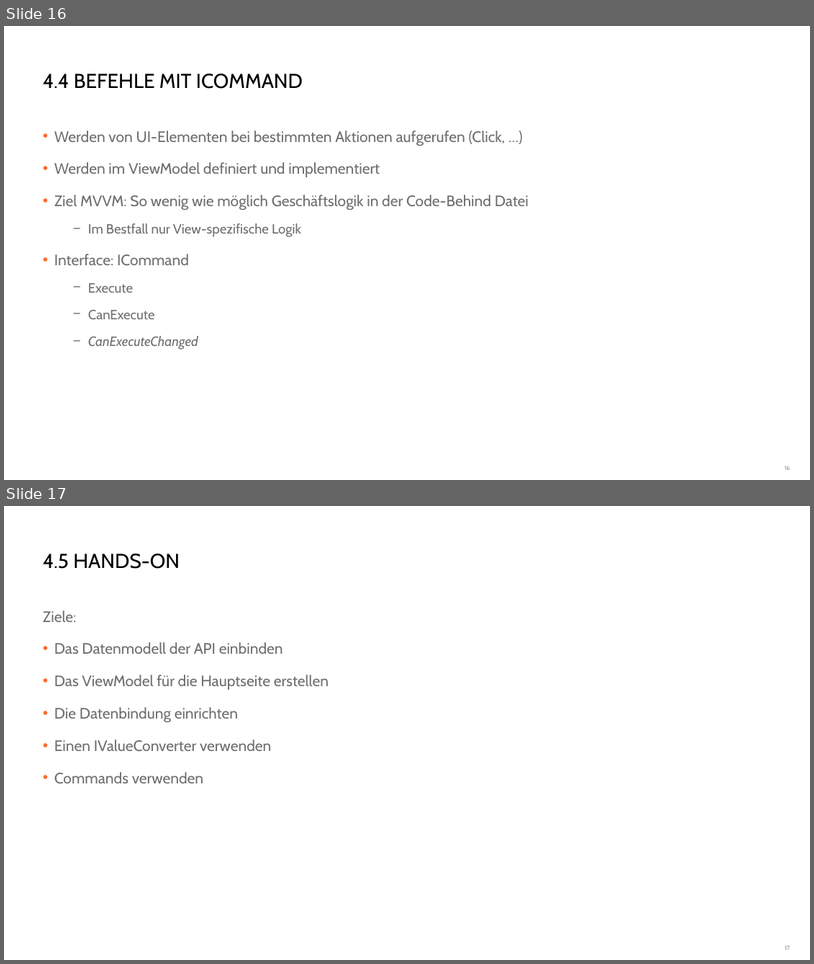
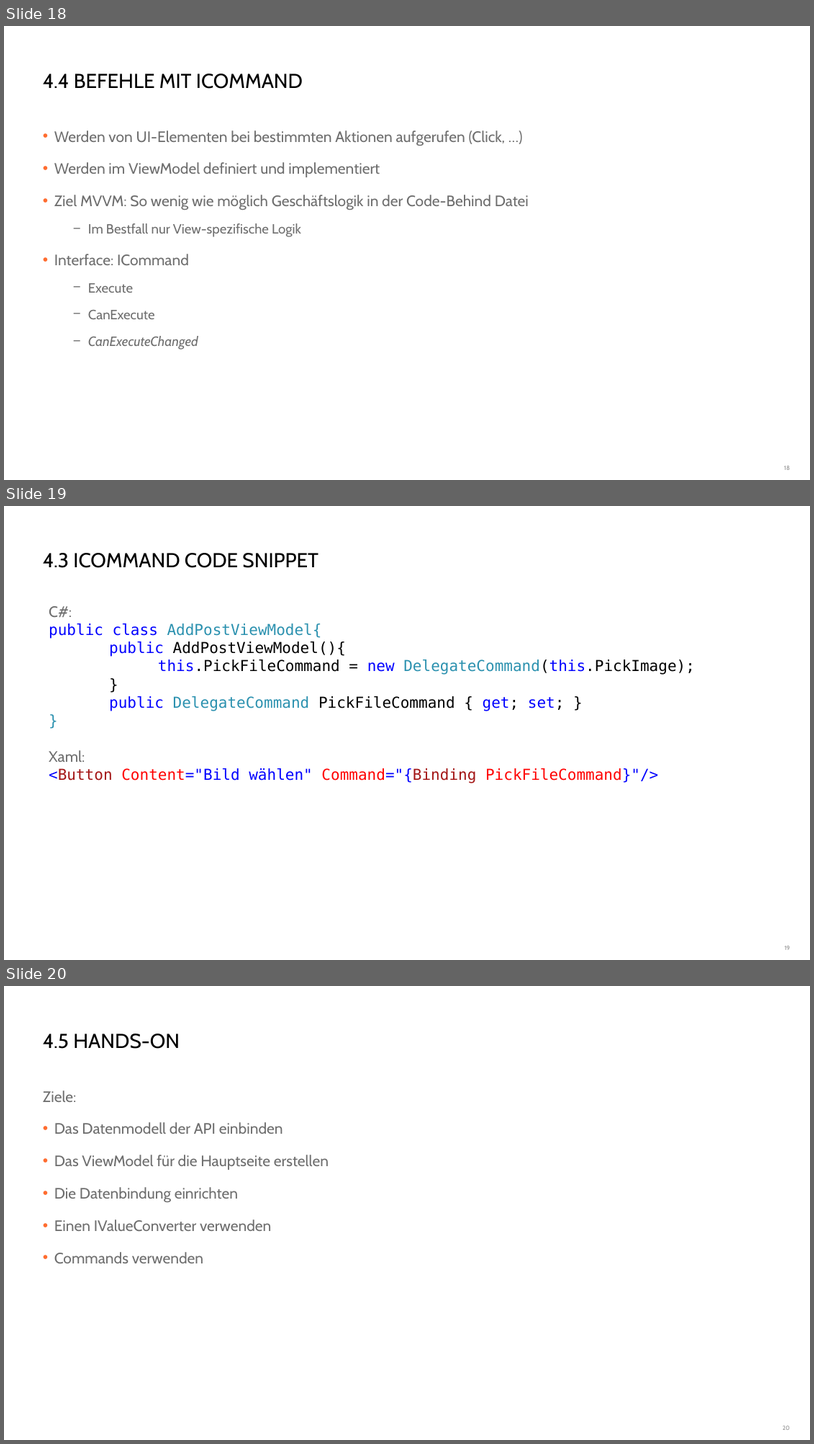
Before and after one commit to danielbeckmann/DotNETJumpStart, a slide deck: 06. Universal Windows Platform/Entwicklung einer App für die universelle Windows Plattform.pptx. Shown one above the other, each under a label of ours: slides 16 and 17 before the commit, slides 18, 19 and 20 after it. The pictures are 814x964 and 814x1444 pixels, drawn with LibreOffice and Linux fonts; fonts in the diff are those of the drawing; background and template pictures are left out. Boxes give left, top, right and bottom in pixels: in the first picture for what was removed or moved away, otherwise in the second. Text is boxed around its words. In the diff, an @@ line names an element or a change of style, - is before the commit and + after.

Commit message:
add code snippets

```diff
--- a/06. Universal Windows Platform/Entwicklung einer App für die universelle Windows Plattform.pptx
+++ b/06. Universal Windows Platform/Entwicklung einer App für die universelle Windows Plattform.pptx
@@ slide 19 added at (4, 506, 810, 960), background #FFFFFF @@
@@ title added at (43, 553, 319, 568), 24 pt, text #000000 @@
+4.3 ICOMMAND CODE SNIPPET
@@ text added at (49, 606, 695, 783), 18 pt, text #000000 @@
+C#:
+public class AddPostViewModel{
+public AddPostViewModel(){
+this.PickFileCommand = new DelegateCommand(this.PickImage);
+}
+public DelegateCommand PickFileCommand { get; set; }
+}
+Xaml:
+<Button Content="Bild wählen" Command="{Binding PickFileCommand}"/>
@@ page number added at (785, 945, 791, 950), 7 pt, text #8C8C8C @@
+19
@@ what was slide 16 is now slide 18 @@
@@ page number at (784, 465, 790, 470): text changed @@
-16
+18
@@ what was slide 17 is now slide 20 @@
@@ page number at (783, 1425, 790, 1430): text changed @@
-17
+20
```
Also in this commit, not shown: 3 slides changed, 2 other slides added.
